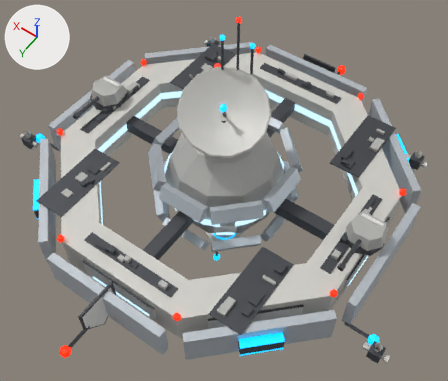
The glTF model godot/assets/stations/sector_hq.glb as it was, and as the next commit left it.
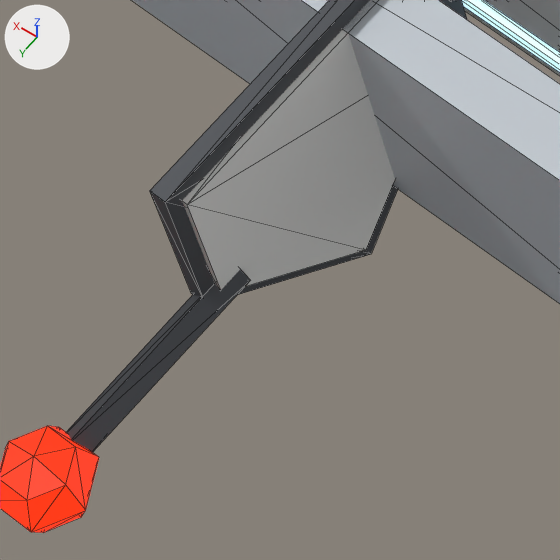
The first picture shows the older version from a camera (50 mm lens) standing at (-0.999, 1.366, 2.023) and looking at (-0.055, 0.045, -0.054). The close-ups show the older and then the newer version on the part from 13% to 29% of the width and 77% to 95% of the height of that picture. Only the edits that show in the close-ups are written down. Lighting does not change. The marker at upper left points along +X, +Y and +Z. The close-ups show mesh edges as thin lines. Where no turn or scale is listed for an object, it has been applied to the vertices.

The older version as bpy lines, for what is in view:
```python
me_sector_hq = bpy.data.meshes.new('sector_hq')
me_sector_hq.from_pydata(...)  # 2052 vertices, 3160 faces; spans x -0.96..0.96, y -0.97..0.97, z -0.67..0.67
# faces by material slot: [388, 168, 324, 504, 848, 152, 360, 416]
me_sector_hq.materials.append(mat_shippanel)  # grey #b5b5b1
me_sector_hq.materials.append(mat_window)  # blue #aac4d3, glowing blue #bce7ff
me_sector_hq.materials.append(mat_shiparmor)  # light grey #bcc2c8
me_sector_hq.materials.append(mat_shiphull)  # light grey #d1d0ca
me_sector_hq.materials.append(mat_hulldark)  # dark grey #4d5055
me_sector_hq.materials.append(mat_accent)  # white #e7e7e5
me_sector_hq.materials.append(mat_light)  # blue #0089cb, glowing cyan #00b3ff
me_sector_hq.materials.append(mat_lightred)  # red #bc1900, glowing red #ff2700
ob_sector_hq = bpy.data.objects.new('sector_hq', me_sector_hq)
ob_sector_hq.location = (0.0, 0.0, 0.0)
```
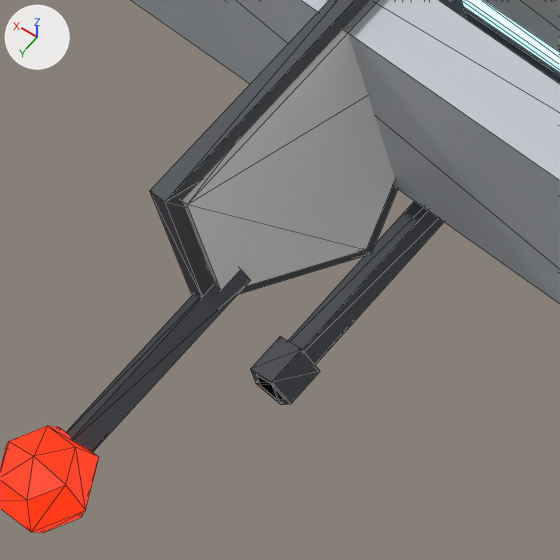
Patch to the scene script:
```diff
--- a/godot/assets/stations/sector_hq.glb.py
+++ b/godot/assets/stations/sector_hq.glb.py
@@ me_turret_2 @@
+me_turret_2.from_pydata(...)  # 56 vertices, 92 faces; spans x -0.078..0.078, y -0.078..0.206, z -0.084..0.0
+# faces by material slot: [60, 20, 12]
+me_turret_2.materials.append(mat_hulldark)  # dark grey #4d5055
+me_turret_2.materials.append(mat_shippanel)  # grey #b5b5b1
+me_turret_2.materials.append(mat_accent)  # white #e7e7e5
@@ ob_turret_2 @@
+ob_turret_2 = bpy.data.objects.new('Turret_2', me_turret_2)
+ob_turret_2.location = (0.0, 0.6258, -0.1518)
```

Location of each change, [x1, y1, x2, y2] in pixels of the close-ups (560 x 560 px):
'Turret_2', added: after [250, 11, 560, 405]
